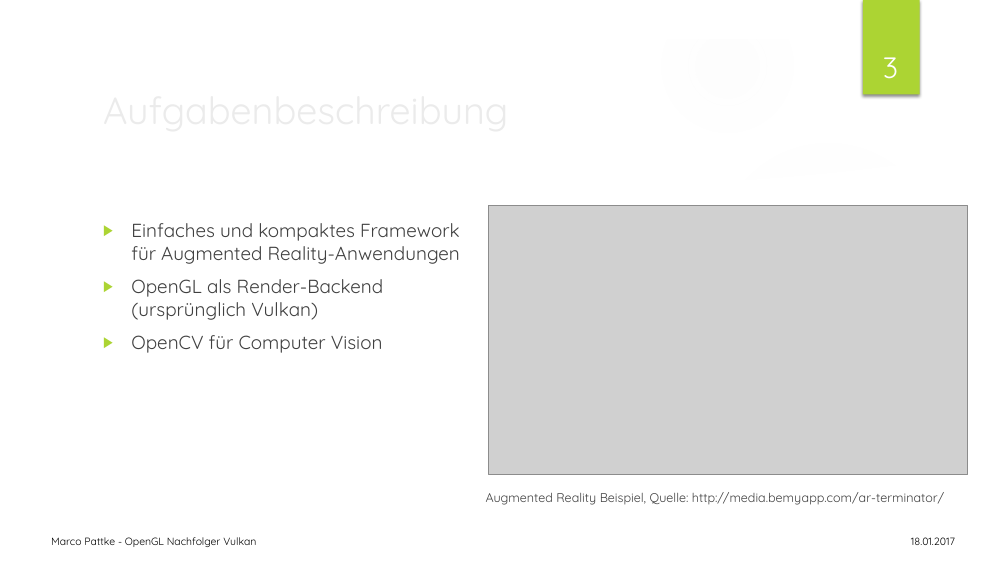
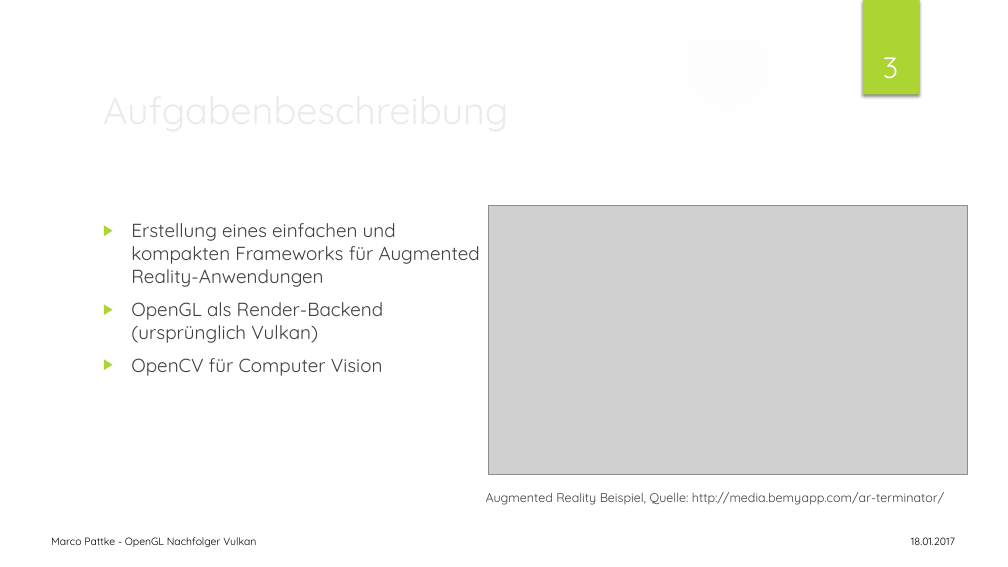
Before and after one commit to JimWest/LwAr, a slide deck: slide 3 of Docu/Präsentation_LwAR.pptx. Drawn at 1008x567 pixels with LibreOffice and Linux fonts; fonts in the diff are those of the drawing; grey boxes stand for pictures; background and template pictures are left out. Boxes give left, top, right and bottom in pixels: in the first picture for what was removed or moved away, otherwise in the second. Text is boxed around its words. In the diff, an @@ line names an element or a change of style, - is before the commit and + after.

```diff
--- a/Docu/Präsentation_LwAR.pptx
+++ b/Docu/Präsentation_LwAR.pptx
@@ text at bbox=[131, 223, 480, 287]: text changed @@
-▶ Einfaches und kompaktes Framework für Augmented Reality-Anwendungen
+▶ Erstellung eines einfachen und kompakten Frameworks für Augmented Reality-Anwendungen
```
Also in this commit, not shown: 7 other slides changed, 31 other files.
